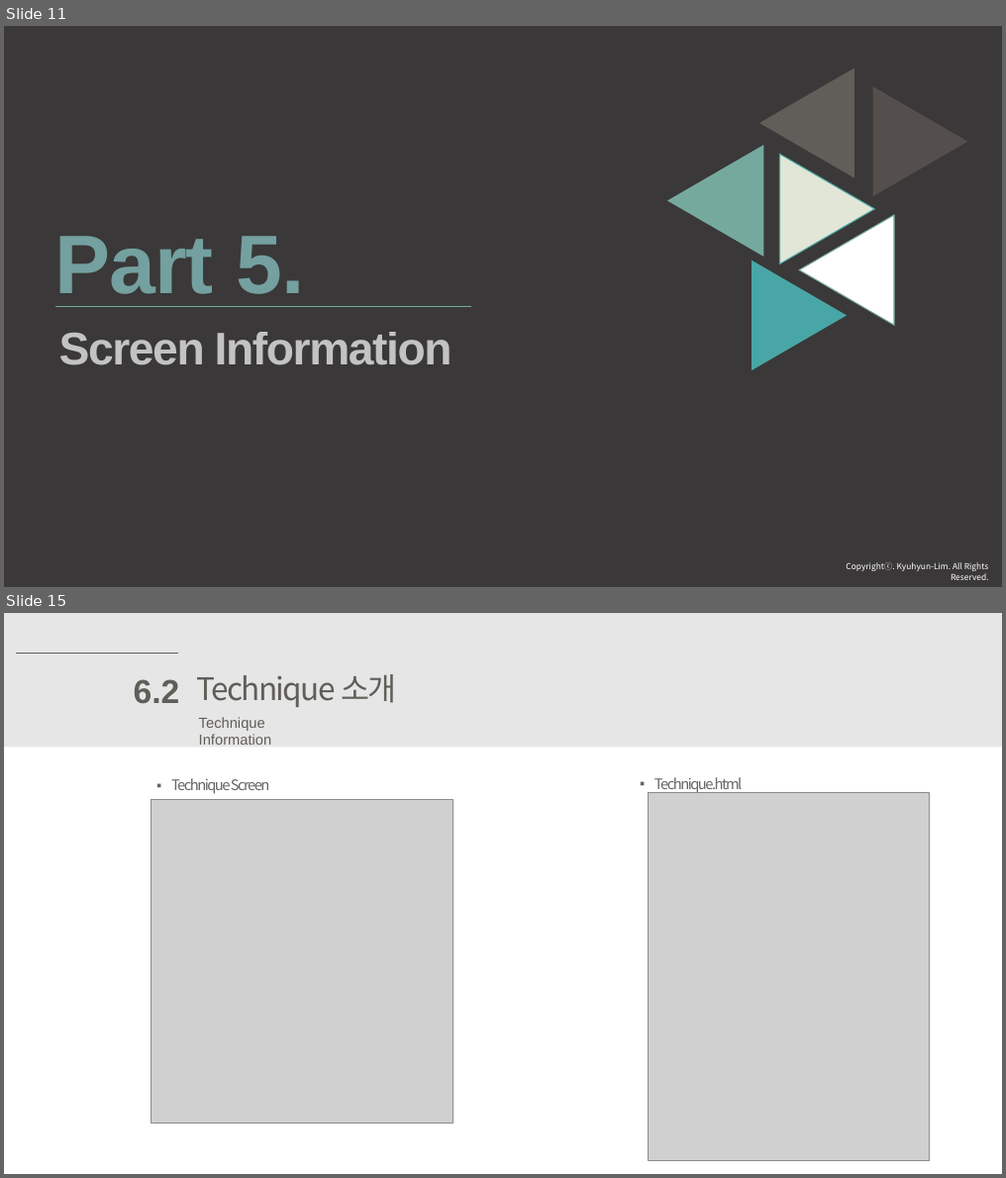
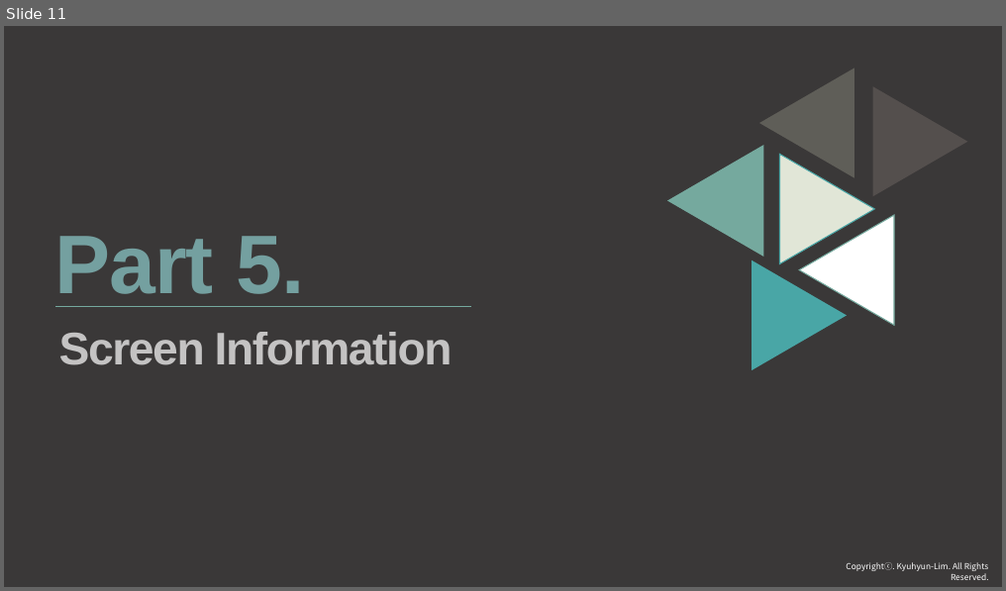
Before and after one commit to thlim008/Web_Project, a slide deck: selfportfolio-2018.pptx. Shown one above the other, each under a label of ours: slides 11 and 15 before the commit, slide 11 after it; the slides between them are not shown. The pictures are 1006x1178 and 1006x591 pixels, drawn with LibreOffice and Linux fonts; fonts in the diff are those of the drawing; grey boxes stand for pictures. Boxes give left, top, right and bottom in pixels: in the first picture for what was removed or moved away, otherwise in the second. Text is boxed around its words. In the diff, an @@ line names an element or a change of style, - is before the commit and + after.

```diff
--- a/selfportfolio-2018.pptx
+++ b/selfportfolio-2018.pptx
@@ slide 15 removed at (4,613,1002,1174), background #FFFFFF @@
@@ rectangle removed at (4,613,1002,747) @@
@@ line removed from (15, 654) to (178, 654) @@
@@ text removed at (134,679,180,704) @@
-6.2
@@ text removed at (197,674,396,707) @@
-Technique 소개
@@ text removed at (199,717,272,745) @@
-Technique Information
@@ text removed at (171,778,270,794) @@
-▪ Technique Screen
@@ text removed at (654,777,742,793) @@
-▪ Technique.html
@@ picture removed at (151,799,453,1124) @@
@@ picture removed at (648,792,930,1161) @@
```
Also in this commit, not shown: 8 slides changed, 13 other slides removed.
